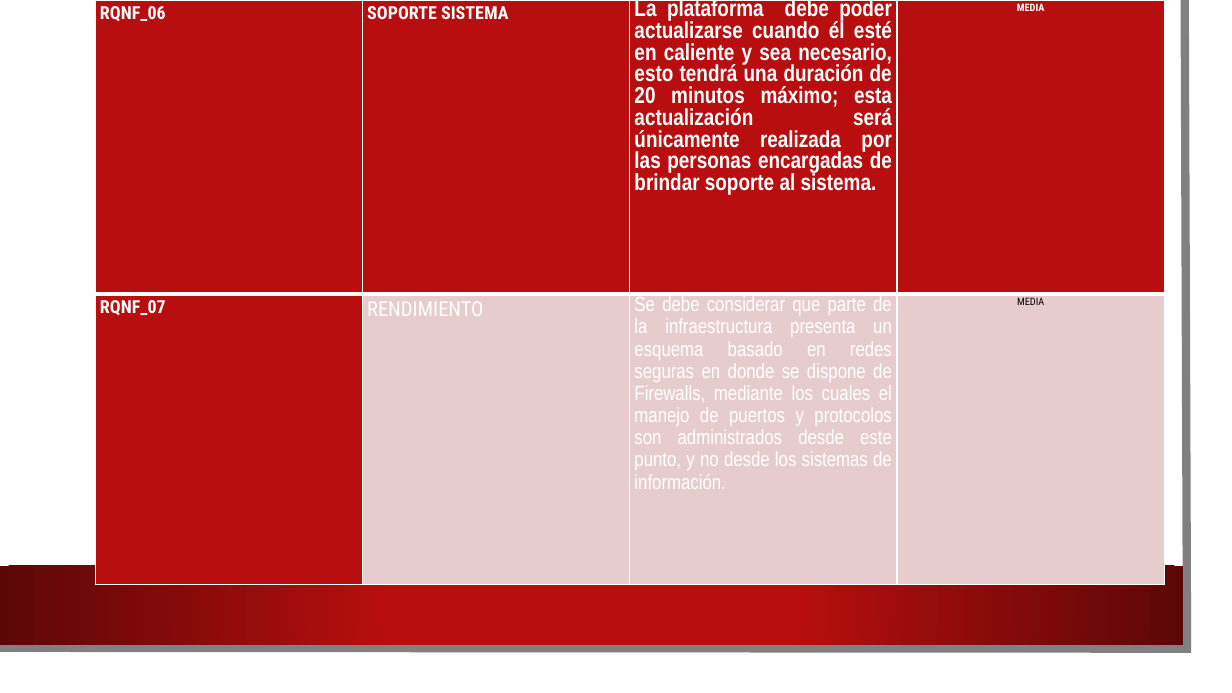
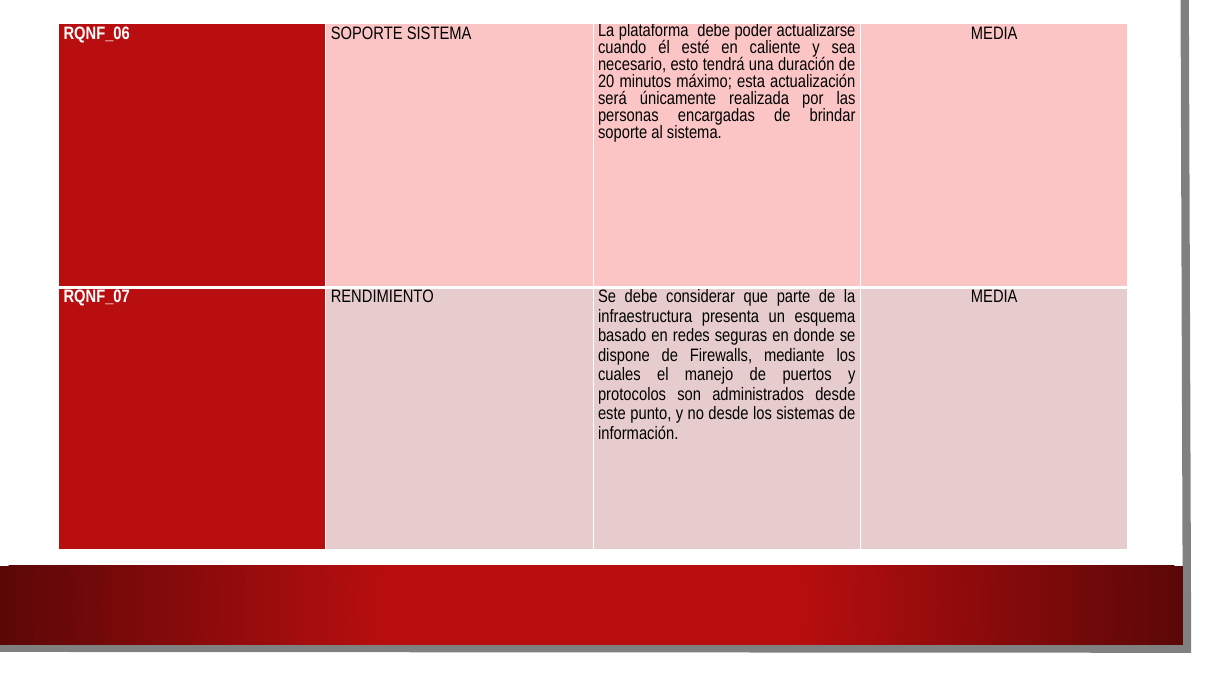
Before and after one commit to CamiloBonillaHernandez/Requisitos, a slide deck: slide 4 of LEVANTAMIENTO DE REQUISITOS.pptx. Drawn at 1232x693 pixels with LibreOffice and Linux fonts; fonts in the diff are those of the drawing; background and template pictures are left out. Boxes give left, top, right and bottom in pixels: in the first picture for what was removed or moved away, otherwise in the second. Text is boxed around its words. In the diff, an @@ line names an element or a change of style, - is before the commit and + after.

```diff
--- a/LEVANTAMIENTO DE REQUISITOS.pptx
+++ b/LEVANTAMIENTO DE REQUISITOS.pptx
@@ table at (x1=59, y1=23, x2=1128, y2=549) @@
@@ fill #B80E0F to #FBC5C5 in 3 cells @@
@@ font Roboto Condensed to Arial Narrow in "RQNF_06", "SOPORTE SISTEMA", "MEDIA", "RQNF_07" and 2 more places @@
@@ text colour #FFFFFF to #000000 @@
@@ bold off in "SOPORTE SISTEMA", "La plataforma debe poder actualizarse cuando él ...", "MEDIA" @@
@@ size 18 to 14 pt in "La plataforma debe poder actualizarse cuando él ..." @@
@@ size 8 to 14 pt in "MEDIA", "MEDIA" @@
@@ size 16 to 14 pt in "RENDIMIENTO", "Se debe considerar que parte de la ..." @@
@@ table resized from (x1=95, y1=0, x2=1164, y2=585) to (x1=59, y1=23, x2=1128, y2=549) @@
```
Also in this commit, not shown: 4 other slides changed.
